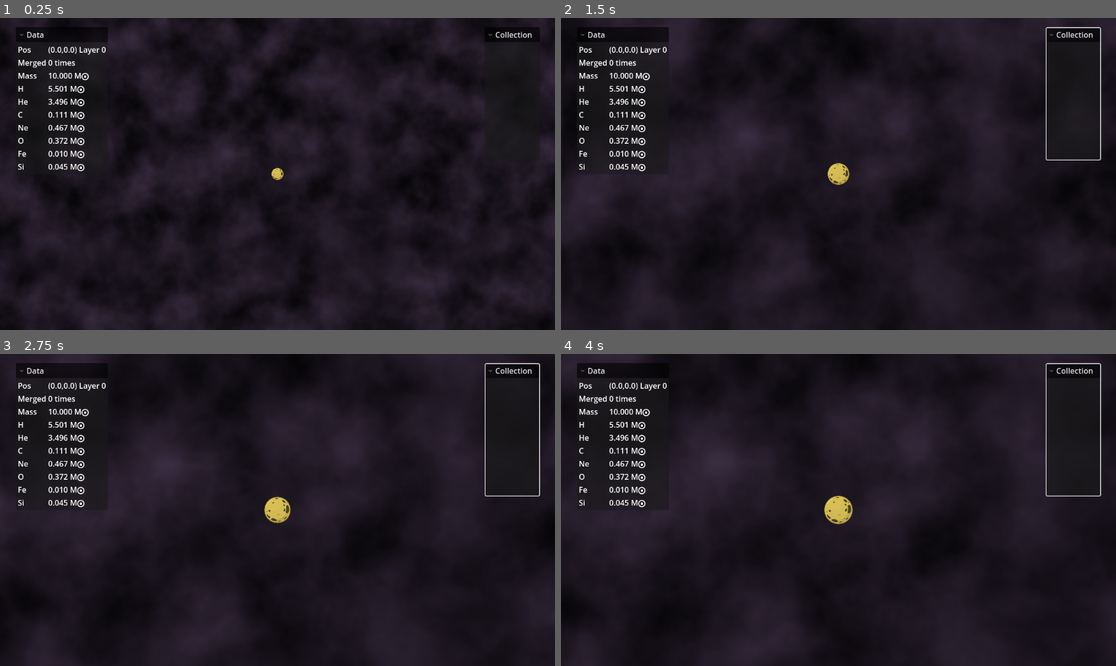
Above: before the commit, frames 1-4 (two rows, left to right).
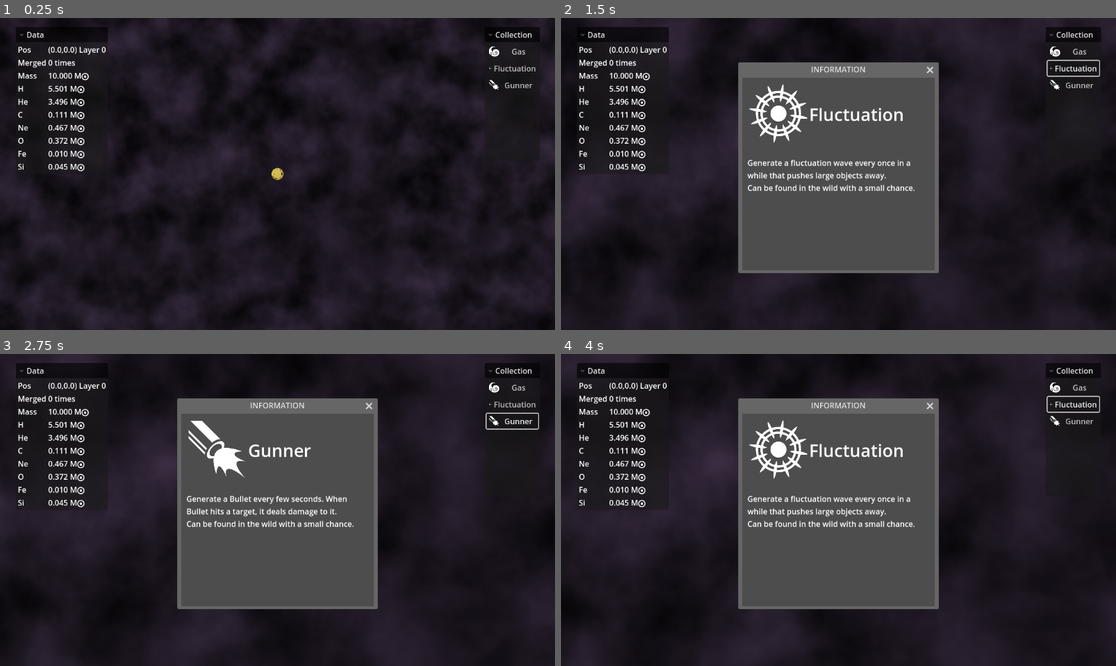
Above: after the commit, the same moments.

Repository: HellHoleStudios/ldjam58
Game: Godot game, scene res://scene/game.tscn
The game is run twice, just before and just after one commit, with the same random seed, the same clock (stepped at 60 frames per second) and the same inputs.
Inputs (mouse positions are in pixels of both pictures, inside the frame that each line leads up to):
- Up to frame 1 (0.25 s): no input
- Up to frame 2 (1.5 s): click (1071, 52) at 0.5 s, where only the run after the commit has a clickable "Gas"; click (1071, 67) at 1.25 s, where only the run after the commit has a clickable "Fluctuation"
- Up to frame 3 (2.75 s): click (510, 422) at 2 s, where only the run after the commit has a clickable "Gunner"
- Up to frame 4 (4 s): click (1071, 388) at 2.75 s, where only the run after the commit has a clickable "Gas"; click (1071, 403) at 3.5 s, where only the run after the commit has a clickable "Fluctuation"

The runs differ from the first frame. In frame 1, 0.2% of the frame differs, in the area x 88-97%, y 9-24%; in frame 2, 25%, in the area x 31-98%, y 2-82%; in frame 3, 25%; in frame 4, 25%.
Error before the commit: Parse Error: The function signature doesn't match the parent. Parent signature is "generate_weight(Array[Node], PlayerStar, Star) -> float". (res://script/feat…

Commit message:
add gas [wip]

Diff:
--- /dev/null
+++ b/partial/gas_line.tscn
@@ -0,0 +1,8 @@
+[gd_scene format=3 uid="uid://iyk7pges34yy"]
+
+[node name="GasLine" type="Line2D"]
+points = PackedVector2Array(0, 0, 100, 100)
+joint_mode = 2
+begin_cap_mode = 2
+end_cap_mode = 2
+antialiased = true
--- a/script/features/Fluctuation.gd
+++ b/script/features/Fluctuation.gd
@@ -37,5 +37,5 @@
 
 		timer -= interval
 
-static func generate_weight(stars: Array[Node], player: PlayerStar) -> float:
+static func generate_weight(stars: Array[Node], player: PlayerStar, st: Star) -> float:
 	return 0.05
--- /dev/null
+++ b/script/features/Gas.gd
@@ -0,0 +1,67 @@
+extends StarFeature
+class_name Gas
+
+var timer = 0
+var interval = 2
+
+var particle: Line2D
+
+static func get_feature_name() -> String:
+	return "Gas"
+static func get_feature_desc() -> String:
+	return """
+Steals mass from the closest small star nearby.
+
+Generates after layer 5.
+	"""
+
+static var l=preload("res://partial/gas_line.tscn")
+
+var acc_delta=0
+
+func process(delta: float) -> void:
+	acc_delta+=delta
+
+	var smallest_dist=1e9
+	var smallest_star:Star=null
+	for other_star in Game.instance.stars.get_children():
+		if other_star is not Star or other_star == star or other_star.mass<1:
+			continue
+		var os:Star=other_star
+		if os.mass<star.mass*0.75:
+			var dist = star.position.distance_to(other_star.position)
+			if dist<smallest_dist:
+				smallest_star=os
+				smallest_dist=dist
+
+	if PlayerStar.instance.mass<star.mass*0.75:
+		var dist = star.position.distance_to(PlayerStar.instance.position)
+		if dist<smallest_dist:
+			smallest_dist=dist
+			smallest_star=PlayerStar.instance
+
+	if particle==null:
+		particle=l.instantiate()
+		star.add_child(particle)
+
+	if smallest_star==null or smallest_dist>star.get_radius()*10:
+		particle.visible=false
+		return
+
+	particle.visible=true
+	particle.points[1]=smallest_star.position-star.position
+	particle.width=sin(acc_delta*2)*2+5
+
+	var steal=smallest_star.mass*(level/10000.0)
+
+	#print("Stealing mass:",steal, "from:",smallest_star, "lvl=",level)
+
+	smallest_star.update_mass(smallest_star.mass-steal)
+	star.update_mass(star.mass+steal)
+
+static func generate_weight(stars: Array[Node], player: PlayerStar, star: Star) -> float:
+	#print(star)
+	if Game.get_layer(star.position)>=5:
+		#print("Indeed greater generate")
+		return 0.05
+	return 0
--- a/script/features/Gunner.gd
+++ b/script/features/Gunner.gd
@@ -52,5 +52,5 @@
 	# debug
 	star.draw_circle(Vector2.ZERO, star.get_radius() + 15, Color(1, 1, 0, 0.5))
 
-static func generate_weight(stars: Array[Node], player: PlayerStar) -> float:
+static func generate_weight(stars: Array[Node], player: PlayerStar, st: Star) -> float:
 	return 0.02
--- a/script/game.gd
+++ b/script/game.gd
@@ -119,6 +119,7 @@
 		var weight = feature_script.generate_weight(stars.get_children(), $player, star)
 		if rand_val < weight:
 			var feature_instance = feature_script.new(star, 1)
+			return
 		rand_val -= weight
 
 func update_star_forces():
--- a/script/ui/collection_container.gd
+++ b/script/ui/collection_container.gd
@@ -27,10 +27,16 @@
 	if get_child_count() == 0:
 		init()
 
-	for i: StarFeature in %player.features:
-		get_node(i.get_feature_name()).add_theme_color_override("font_color", Color.GREEN)
-		get_node(i.get_feature_name()).add_theme_color_override("font_focus_color", Color.GREEN) # Fuck here too
+	for i:StarFeature in %player.features:
+		var l:Button=get_node(i.get_feature_name())
+		l.add_theme_color_override("font_color",Color.GREEN)
+		l.add_theme_color_override("font_focus_color",Color.GREEN) # Fuck here too
+		l.text=i.get_feature_name()+" "+to_roman(i.level)
 
+func to_roman(l):
+	if l>10:
+		return "Lv."+l
+	return ["","I","II","III","IV","V","VI","VII","VIII","IX","X"][l]
 
 func _on_window_close_requested() -> void:
 	$"../Window".hide()
--- a/script/ui/player.gd
+++ b/script/ui/player.gd
@@ -5,12 +5,15 @@
 @export var speed = 1000.0
 @export var acceleration = 500.0 # Higher value means faster acceleration/deceleration
 
+static var instance:PlayerStar
 
 func _ready() -> void:
 	self.mass = 10
+	self.instance=self
 	randomize_elements()
 
 	#print(contact_monitor)
+	print(contact_monitor)
 
 	super._ready()
 
Not shown: 1 places in partial/circle_wave.tscn that only renumber resources
Not shown, added: script/features/Gas.gd.uid
Binary file added: texture/feature/Gas.png
Not shown, added: texture/feature/Gas.png.import
Binary file added: texture/feature/Gunner.png
Not shown, added: texture/feature/Gunner.png.import
